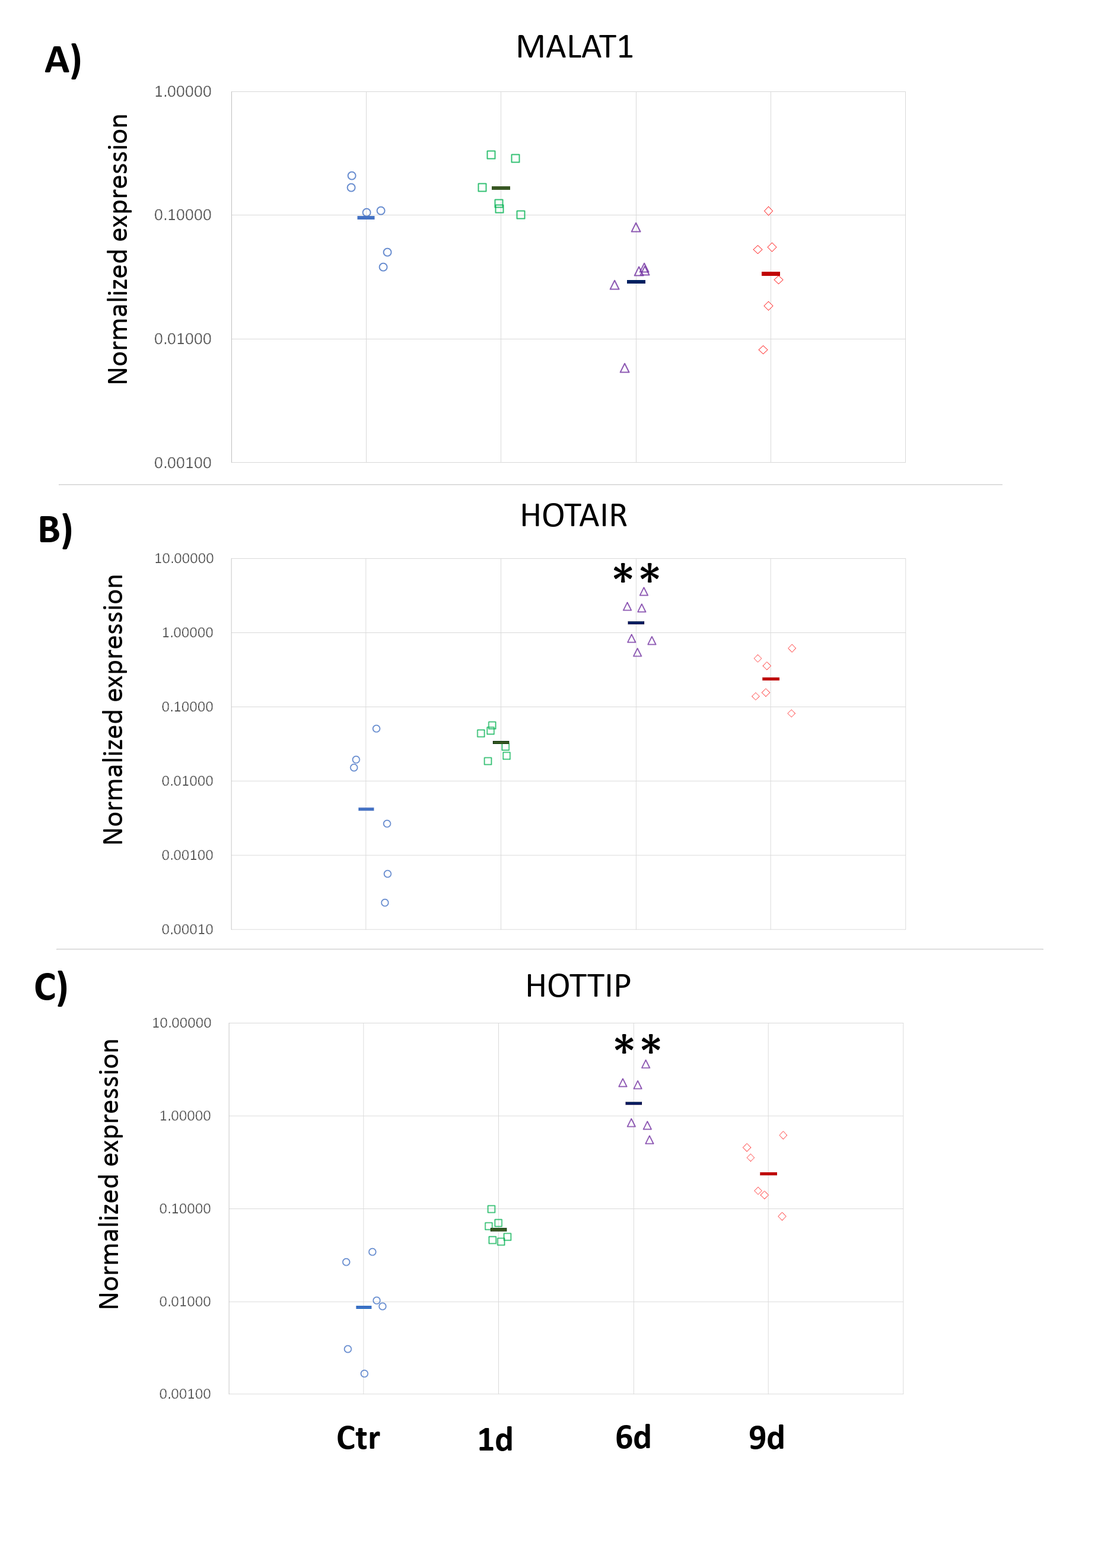
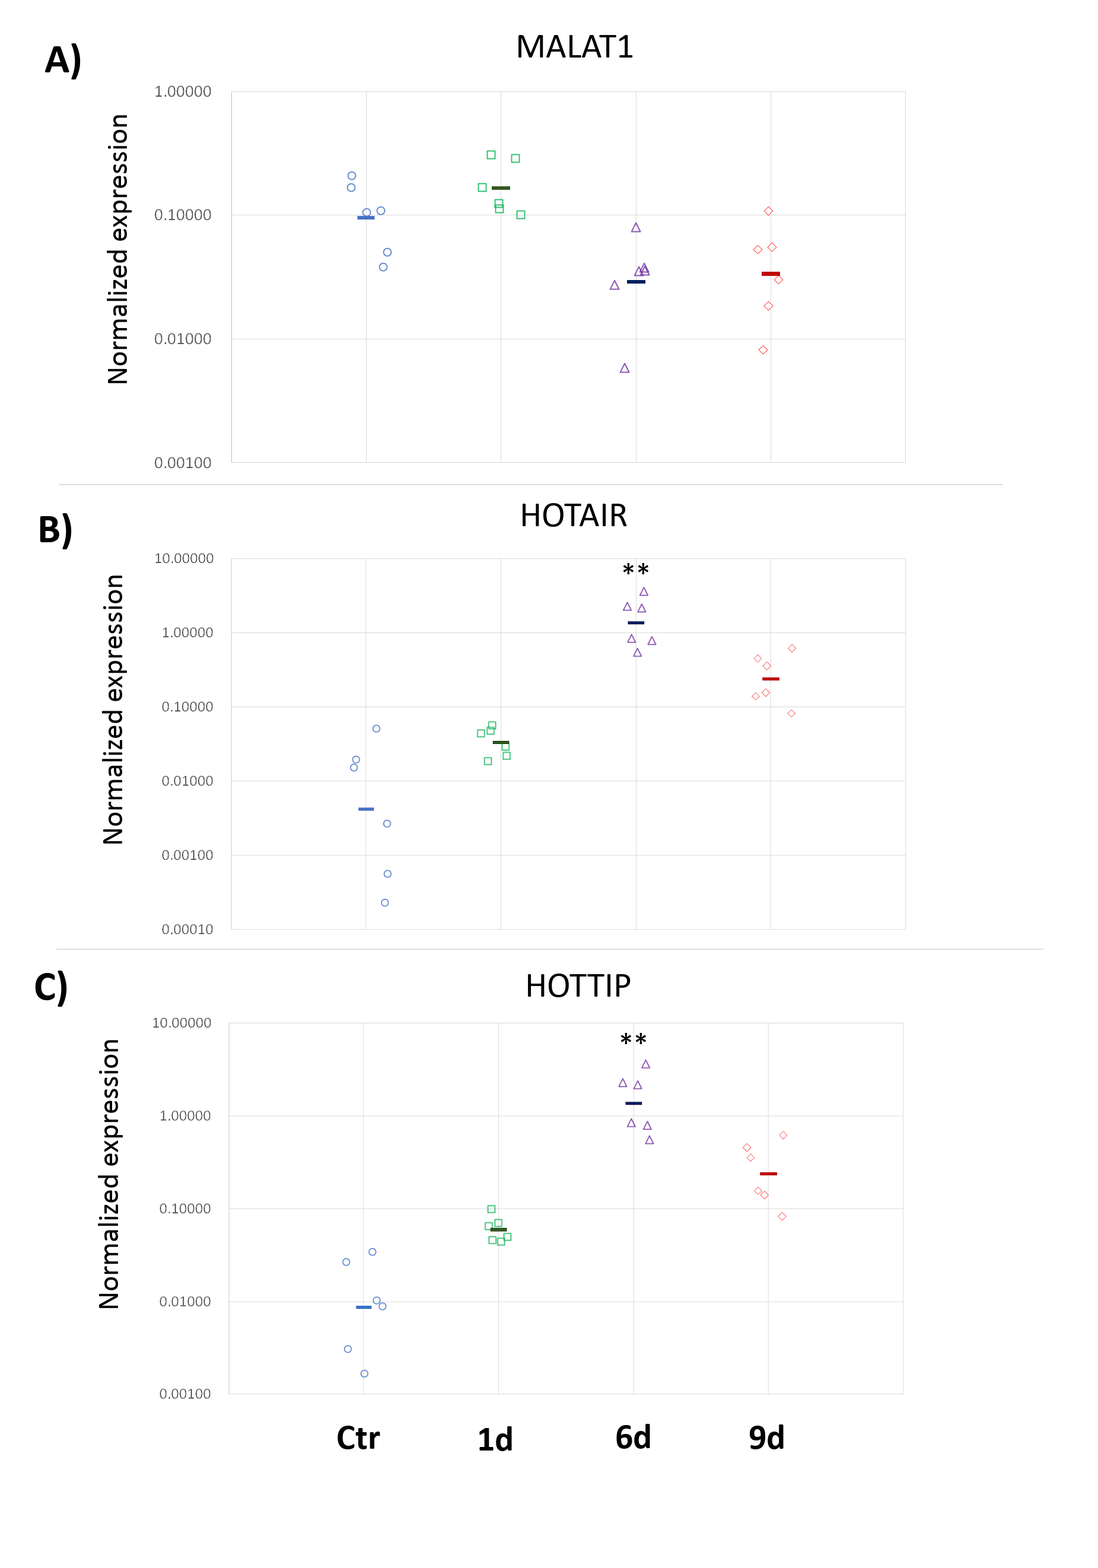
Before/after of a 1098 x 1568 layered artwork. What changed in the layer stack:
painted on "**" over [614, 563, 660, 583]
painted on "** #1" over [615, 1032, 661, 1054]